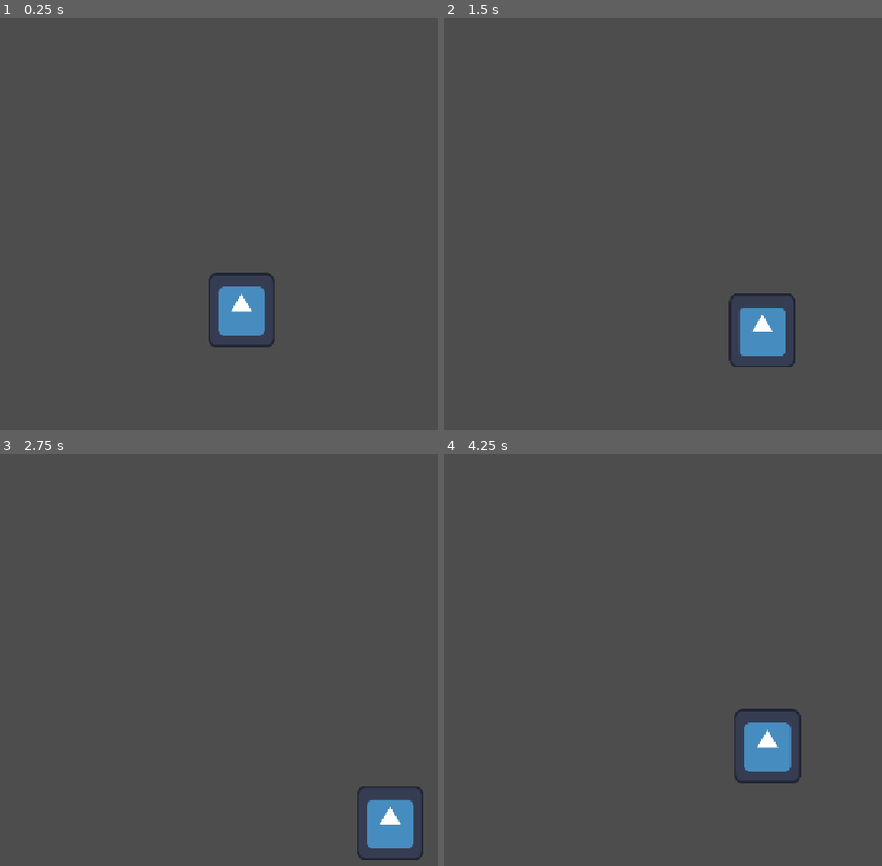
Above: before the commit, frames 1-4 (two rows, left to right).
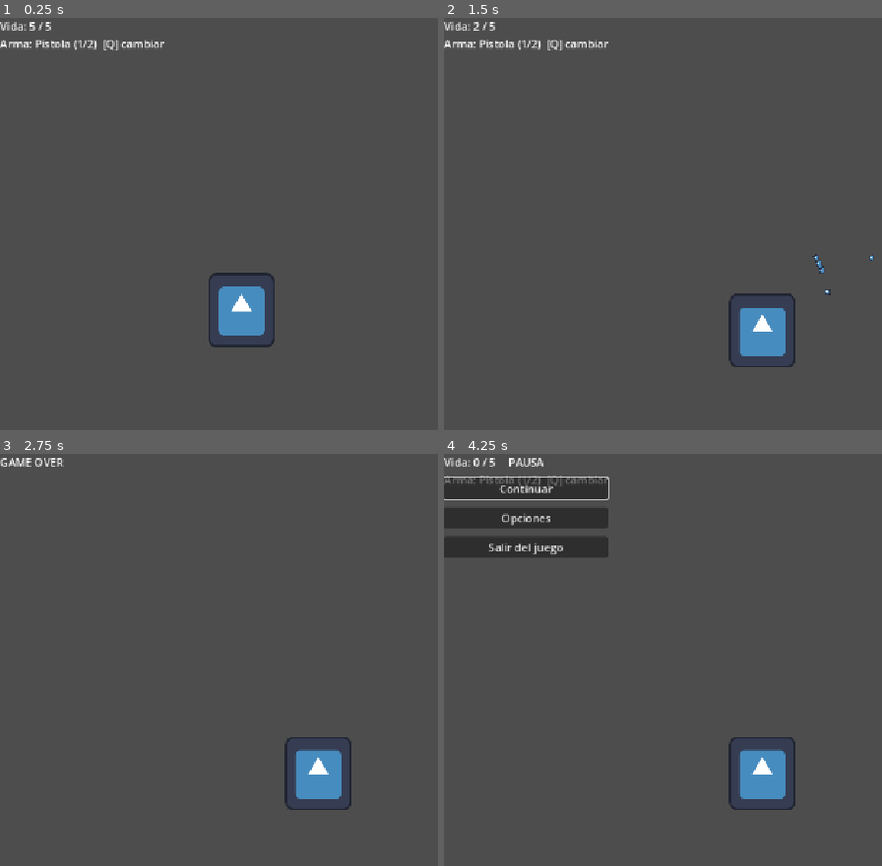
Above: after the commit, the same moments.

Repository: spoloa/Estructuras-De-Datos-2026---II
Game: Godot game, scene res://scenes/Main.tscn
Same seed, same stepped clock (60 frames per second), same inputs: the game is played once before the commit and once after it. The engine's default icon, where the game draws it, is replaced by a stand-in: a white triangle on a blue panel in a dark square.
Inputs (mouse positions are in pixels of both pictures, inside the frame that each line leads up to):
- Up to frame 1 (0.25 s): no input
- Up to frame 2 (1.5 s): tap Enter (ui_accept) at 0.5, 0.77, 1.07 s; move the mouse to (outside the picture) at 0.52 s; press the mouse at (outside the picture) at 0.53 s; hold D (move_right) 0.53-1.28 s; tap Q (switch_weapon, bound only after the commit) at 0.8, 1.35 s; move the mouse to (680, 261) at 1.27 s; release the mouse at (680, 261) at 1.28 s; hold S (move_down) from 1.28 s (still down)
- Up to frame 3 (2.75 s): tap Enter (ui_accept) at 1.52, 1.55, 1.82 s; move the mouse to (outside the picture) at 2.02 s; release S (move_down) at 2.03 s; hold D (move_right) from 2.03 s (still down); hold Enter (ui_accept) from 2.03 s (still down); click (outside the picture) at 2.3 s
- Up to frame 4 (4.25 s): move the mouse to (798, 763) at 2.77 s; release D (move_right) at 2.78 s; release Enter (ui_accept) at 2.78 s; hold W (move_up) 2.78-3.53 s; click (798, 763) at 2.85 s; tap Enter (ui_accept) at 3.02, 3.32, 3.77, 3.8, 4.07 s; tap Q (switch_weapon, bound only after the commit) at 3.05 s; move the mouse to (outside the picture) at 3.52 s; hold A (move_left) from 3.53 s (still down); hold Q (switch_weapon, bound only after the commit) from 3.53 s (still down); tap Escape (ui_cancel) at 4.15 s

The runs differ from the first frame. In frame 1, 0.6% of the frame differs, in the area x 0-38%, y 0-8%; in frame 2, 0.6%; in frame 3, 3.4%; in frame 4, 7.6%, in the area x 0-82%, y 0-87%.

Commit message:
Agrega armas y menú de pausa con pila de pantallas

Diff:
--- a/project.godot
+++ b/project.godot
@@ -14,6 +14,10 @@
 run/main_scene="uid://bxopteykr2dg5"
 config/features=PackedStringArray("4.7", "GL Compatibility")
 config/icon="res://icon.svg"
+
+[autoload]
+
+ScreenManager="*uid://c8tvysgb2wjig"
 
 [display]
 
@@ -42,6 +46,16 @@
 "events": [Object(InputEventKey,"resource_local_to_scene":false,"resource_name":"","device":-1,"window_id":0,"alt_press …(192 unchanged characters)…
 ]
 }
+shoot={
+"deadzone": 0.2,
+"events": [Object(InputEventMouseButton,"resource_local_to_scene":false,"resource_name":"","device":-1,"window_id":0,"alt_pressed":false,"shift_pressed":false,"ctrl_pressed":false,"meta_pressed":false,"button_mask":0,"position":Vector2(0, 0),"global_position":Vector2(0, 0),"factor":1.0,"button_index":1,"canceled":false,"pressed":false,"double_click":false,"script":null)
+]
+}
+switch_weapon={
+"deadzone": 0.2,
+"events": [Object(InputEventKey,"resource_local_to_scene":false,"resource_name":"","device":-1,"window_id":0,"alt_pressed":false,"shift_pressed":false,"ctrl_pressed":false,"meta_pressed":false,"pressed":false,"keycode":0,"physical_keycode":81,"key_label":0,"unicode":113,"location":0,"echo":false,"script":null)
+]
+}
 
 [physics]
 
--- /dev/null
+++ b/resources/weapons/Escopeta.tres
@@ -0,0 +1,12 @@
+[gd_resource type="Resource" script_class="WeaponData" format=3 uid="uid://3judgyo7ldga"]
+
+[ext_resource type="Script" uid="uid://bvw8flucf2bag" path="res://scripts/weapons/WeaponData.gd" id="1_ga2pb"]
+
+[resource]
+script = ExtResource("1_ga2pb")
+weapon_name = "Escopeta"
+fire_rate = 1.5
+bullet_speed = 500.0
+bullets_per_shot = 5
+spread_degrees = 12.0
+metadata/_custom_type_script = "uid://bvw8flucf2bag"
--- /dev/null
+++ b/resources/weapons/Pistola.tres
@@ -0,0 +1,7 @@
+[gd_resource type="Resource" script_class="WeaponData" format=3 uid="uid://cdbx4u5nl87i1"]
+
+[ext_resource type="Script" uid="uid://bvw8flucf2bag" path="res://scripts/weapons/WeaponData.gd" id="1_1yi1s"]
+
+[resource]
+script = ExtResource("1_1yi1s")
+metadata/_custom_type_script = "uid://bvw8flucf2bag"
--- /dev/null
+++ b/scenes/Bullet.tscn
@@ -0,0 +1,19 @@
+[gd_scene format=3 uid="uid://dep7af4k40bxi"]
+
+[ext_resource type="Script" uid="uid://beo25ha5cea0d" path="res://scripts/weapons/Bullet.gd" id="1_p1sfj"]
+[ext_resource type="Texture2D" uid="uid://crwhojaxh8x5w" path="res://icon.svg" id="2_4utqk"]
+
+[sub_resource type="CircleShape2D" id="CircleShape2D_lok1f"]
+radius = 11.0
+
+[node name="Bullet" type="Area2D" unique_id=1662440076]
+script = ExtResource("1_p1sfj")
+
+[node name="Sprite2D" type="Sprite2D" parent="." unique_id=923111986]
+position = Vector2(0.99999976, -1.1920929e-07)
+scale = Vector2(0.125, 0.125)
+texture = ExtResource("2_4utqk")
+
+[node name="CollisionShape2D" type="CollisionShape2D" parent="." unique_id=1790125266]
+position = Vector2(1, 0)
+shape = SubResource("CircleShape2D_lok1f")
--- a/scenes/Main.tscn
+++ b/scenes/Main.tscn
@@ -1,6 +1,7 @@
 [gd_scene format=3 uid="uid://bxopteykr2dg5"]
 
 [ext_resource type="PackedScene" uid="uid://dbbpoeqhdi12b" path="res://scenes/Player.tscn" id="1_elqb8"]
+[ext_resource type="Script" uid="uid://dre8pd52428du" path="res://scripts/ui/HUD.gd" id="2_rvslj"]
 
 [node name="Main" type="Node2D" unique_id=1813334530]
 position = Vector2(-2, 0)
@@ -11,3 +12,11 @@
 [node name="Camera2D" type="Camera2D" parent="." unique_id=2027565570]
 position = Vector2(590, 96)
 zoom = Vector2(0.5, 0.5)
+
+[node name="CanvasLayer" type="CanvasLayer" parent="." unique_id=1404226922]
+
+[node name="Label" type="Label" parent="CanvasLayer" unique_id=597926234 node_paths=PackedStringArray("player")]
+offset_right = 156.0
+offset_bottom = 57.0
+script = ExtResource("2_rvslj")
+player = NodePath("../../Player")
--- a/scenes/Player.tscn
+++ b/scenes/Player.tscn
@@ -2,6 +2,10 @@
 
 [ext_resource type="Texture2D" uid="uid://crwhojaxh8x5w" path="res://icon.svg" id="1_p0vlq"]
 [ext_resource type="Script" uid="uid://bvktql0fc6534" path="res://scripts/player/Player.gd" id="1_v6fml"]
+[ext_resource type="PackedScene" uid="uid://dep7af4k40bxi" path="res://scenes/Bullet.tscn" id="2_mdl7e"]
+[ext_resource type="Script" uid="uid://bvw8flucf2bag" path="res://scripts/weapons/WeaponData.gd" id="3_70d11"]
+[ext_resource type="Resource" uid="uid://3judgyo7ldga" path="res://resources/weapons/Escopeta.tres" id="3_mdl7e"]
+[ext_resource type="Resource" uid="uid://cdbx4u5nl87i1" path="res://resources/weapons/Pistola.tres" id="3_qu4a1"]
 
 [sub_resource type="CircleShape2D" id="CircleShape2D_lok1f"]
 radius = 106.557976
@@ -9,6 +13,8 @@
 [node name="Player" type="CharacterBody2D" unique_id=1419819270]
 scale = Vector2(1.2255043, 1.4489706)
 script = ExtResource("1_v6fml")
+bullet_scene = ExtResource("2_mdl7e")
+starting_weapons = Array[ExtResource("3_70d11")]([ExtResource("3_qu4a1"), ExtResource("3_mdl7e")])
 
 [node name="Sprite2D" type="Sprite2D" parent="." unique_id=1671900795]
 position = Vector2(-0.3243103, -0.12009424)
--- /dev/null
+++ b/scripts/managers/ScreenManager.gd
@@ -0,0 +1,64 @@
+extends Node
+## Gestor de pantallas basado en una PILA (Stack).
+##
+## Cada menú que se abre se apila encima del anterior (juego -> pausa -> opciones).
+## Al cerrar el menú de arriba (pop) se vuelve automáticamente al anterior.
+## Cuando la pila queda vacía, el juego se reanuda.
+##
+## Se registra como Autoload con el nombre "ScreenManager" (Proyecto > Configuración
+## del proyecto > Globales), por eso este script NO declara class_name.
+
+## Si es false, la tecla Esc no abre el menú de pausa (útil en el menú principal o game over).
+var pause_enabled: bool = true
+
+var _stack: Stack = Stack.new()
+var _layer: CanvasLayer
+
+
+func _ready() -> void:
+	# Debe seguir funcionando mientras el juego está en pausa.
+	process_mode = Node.PROCESS_MODE_ALWAYS
+	_layer = CanvasLayer.new()
+	_layer.layer = 100  # siempre por encima del HUD
+	add_child(_layer)
+
+
+func _unhandled_input(event: InputEvent) -> void:
+	if not event.is_action_pressed("ui_cancel"):
+		return
+	if _stack.is_empty():
+		if pause_enabled:
+			push_screen(PauseMenu.new())
+	else:
+		pop_screen()  # Esc siempre "vuelve atrás" un nivel
+	get_viewport().set_input_as_handled()
+
+
+## Apila una pantalla encima de la actual y pausa el juego.
+func push_screen(screen: Control) -> void:
+	var current: Control = _stack.peek()
+	if current != null:
+		current.hide()  # la pantalla de abajo se oculta, no se destruye
+	_layer.add_child(screen)
+	_stack.push(screen)
+	get_tree().paused = true
+	print("Pantallas en la pila: ", _stack.size())
+
+
+## Quita la pantalla de arriba. Si no queda ninguna, reanuda el juego.
+func pop_screen() -> void:
+	if _stack.is_empty():
+		return
+	var top: Control = _stack.pop()
+	top.queue_free()
+	var below: Control = _stack.peek()
+	if below != null:
+		below.show()
+	else:
+		get_tree().paused = false
+	print("Pantallas en la pila: ", _stack.size())
+
+
+## true si no hay ningún menú abierto.
+func is_empty() -> bool:
+	return _stack.is_empty()
--- a/scripts/player/Player.gd
+++ b/scripts/player/Player.gd
@@ -1,10 +1,94 @@
+class_name Player
 extends CharacterBody2D
+## Jugador: movimiento, vida, inventario de armas (DynamicArray) y disparo hacia el mouse.
 
-## Jugador: movimiento en 8 direcciones en tiempo real.
-## Velocidad en píxeles por segundo (editable desde el Inspector).
+## Se emite cada vez que cambia la vida.
+signal health_changed(current: int, maximum: int)
+## Se emite al equipar o recoger un arma (slot = posición actual, total = armas en el inventario).
+signal weapon_changed(weapon: WeaponData, slot: int, total: int)
+## Se emite cuando la vida llega a 0.
+signal died
+
+## Velocidad de movimiento en píxeles por segundo.
 @export var speed: float = 300.0
+## Vida máxima del jugador.
+@export var max_health: int = 5
+## Escena del proyectil (Bullet.tscn).
+@export var bullet_scene: PackedScene
+## Armas con las que empieza el jugador (se cargan al inventario en _ready).
+@export var starting_weapons: Array[WeaponData] = []
 
-func _physics_process(_delta: float) -> void:
+var health: int
+var weapon: WeaponData  # arma equipada actualmente
+## Inventario de armas: arreglo dinámico propio (ver DynamicArray.gd).
+var inventory: DynamicArray = DynamicArray.new()
+
+var _slot: int = 0          # posición del arma equipada dentro del inventario
+var _cooldown: float = 0.0  # segundos que faltan para poder volver a disparar
+
+
+func _ready() -> void:
+	health = max_health
+	for w in starting_weapons:
+		inventory.add(w)
+	equip_weapon(0)
+
+
+func _physics_process(delta: float) -> void:
+	_move()
+	_cooldown = maxf(0.0, _cooldown - delta)
+	if Input.is_action_pressed("shoot") and _cooldown <= 0.0:
+		_shoot()
+
+
+func _unhandled_input(event: InputEvent) -> void:
+	if event.is_action_pressed("switch_weapon"):
+		equip_weapon((_slot + 1) % maxi(1, inventory.size()))
+	elif event.is_action_pressed("ui_accept"):
+		take_damage(1)  # TEMPORAL: prueba de vida con Espacio/Enter, borrar cuando haya enemigos
+
+
+## Agrega un arma al inventario (por ejemplo, al recogerla del suelo).
+func add_weapon(new_weapon: WeaponData) -> void:
+	inventory.add(new_weapon)
+	weapon_changed.emit(weapon, _slot, inventory.size())
+
+
+## Equipa el arma que está en la posición slot del inventario.
+func equip_weapon(slot: int) -> void:
+	if inventory.is_empty():
+		return
+	_slot = slot
+	weapon = inventory.get_at(slot)
+	weapon_changed.emit(weapon, _slot, inventory.size())
+
+
+## Resta vida. Si llega a 0, el jugador muere.
+func take_damage(amount: int) -> void:
+	if health <= 0:
+		return
+	health = maxi(0, health - amount)
+	health_changed.emit(health, max_health)
+	if health == 0:
+		died.emit()
+		set_physics_process(false)
+
+
+func _move() -> void:
 	var direction := Input.get_vector("move_left", "move_right", "move_up", "move_down")
 	velocity = direction * speed
 	move_and_slide()
+
+
+## Dispara según los datos del arma equipada.
+func _shoot() -> void:
+	if weapon == null or bullet_scene == null:
+		return
+	_cooldown = 1.0 / weapon.fire_rate
+	var base_dir := (get_global_mouse_position() - global_position).normalized()
+	for i in weapon.bullets_per_shot:
+		var angle := deg_to_rad(randf_range(-weapon.spread_degrees, weapon.spread_degrees))
+		var bullet: Bullet = bullet_scene.instantiate()
+		get_tree().current_scene.add_child(bullet)
+		bullet.global_position = global_position
+		bullet.setup(base_dir.rotated(angle), weapon.bullet_speed, weapon.damage, weapon.bullet_lifetime)
--- /dev/null
+++ b/scripts/ui/HUD.gd
@@ -0,0 +1,42 @@
+extends Label
+## HUD mínimo de prueba: muestra vida y arma equipada.
+## La Persona 3 puede reemplazarlo luego por el HUD definitivo.
+
+## Arrastra aquí el nodo Player desde el Inspector.
+@export var player: Player
+
+var _health_text: String = ""
+var _weapon_text: String = ""
+
+
+func _ready() -> void:
+	if player == null:
+		push_warning("HUD: falta asignar el Player en el Inspector")
+		return
+	player.health_changed.connect(_on_health_changed)
+	player.weapon_changed.connect(_on_weapon_changed)
+	player.died.connect(_on_died)
+	# El Player ya se inicializó antes que el HUD, así que leemos su estado actual.
+	_on_health_changed(player.health, player.max_health)
+	_on_weapon_changed(player.weapon, 0, player.inventory.size())
+
+
+func _on_health_changed(current: int, maximum: int) -> void:
+	_health_text = "Vida: %d / %d" % [current, maximum]
+	_refresh()
+
+
+func _on_weapon_changed(weapon: WeaponData, slot: int, total: int) -> void:
+	if weapon == null:
+		_weapon_text = "Sin arma"
+	else:
+		_weapon_text = "Arma: %s (%d/%d)  [Q] cambiar" % [weapon.weapon_name, slot + 1, total]
+	_refresh()
+
+
+func _on_died() -> void:
+	text = "GAME OVER"
+
+
+func _refresh() -> void:
+	text = _health_text + "\n" + _weapon_text
--- /dev/null
+++ b/scripts/ui/MenuScreen.gd
@@ -0,0 +1,38 @@
+class_name MenuScreen
+extends Control
+## Base para los menús: crea el fondo oscuro y una columna centrada con título.
+## PauseMenu y OptionsMenu heredan de aquí para no repetir código.
+
+
+## Crea el diseño base y devuelve la columna donde se agregan los elementos.
+func build_layout(title_text: String) -> VBoxContainer:
+	set_anchors_preset(Control.PRESET_FULL_RECT)
+
+	var background := ColorRect.new()
+	background.color = Color(0, 0, 0, 0.6)
+	background.set_anchors_preset(Control.PRESET_FULL_RECT)
+	add_child(background)
+
+	var center := CenterContainer.new()
+	center.set_anchors_preset(Control.PRESET_FULL_RECT)
+	add_child(center)
+
+	var box := VBoxContainer.new()
+	box.custom_minimum_size = Vector2(240, 0)
+	box.add_theme_constant_override("separation", 12)
+	center.add_child(box)
+
+	var title := Label.new()
+	title.text = title_text
+	title.horizontal_alignment = HORIZONTAL_ALIGNMENT_CENTER
+	box.add_child(title)
+	return box
+
+
+## Agrega un botón a la columna y lo conecta a la función callback.
+func add_button(parent: Control, button_text: String, callback: Callable) -> Button:
+	var button := Button.new()
+	button.text = button_text
+	button.pressed.connect(callback)
+	parent.add_child(button)
+	return button
--- /dev/null
+++ b/scripts/ui/OptionsMenu.gd
@@ -0,0 +1,27 @@
+class_name OptionsMenu
+extends MenuScreen
+## Menú de opciones (se apila encima de la pausa): control de volumen y botón Volver.
+
+
+func _ready() -> void:
+	var box := build_layout("OPCIONES")
+
+	var label := Label.new()
+	label.text = "Volumen"
+	box.add_child(label)
+
+	var slider := HSlider.new()
+	slider.min_value = 0.0
+	slider.max_value = 1.0
+	slider.step = 0.05
+	slider.value = db_to_linear(AudioServer.get_bus_volume_db(0))
+	slider.value_changed.connect(_on_volume_changed)
+	box.add_child(slider)
+
+	add_button(box, "Volver", ScreenManager.pop_screen).grab_focus()
+
+
+func _on_volume_changed(value: float) -> void:
+	AudioServer.set_bus_mute(0, value == 0.0)
+	if value > 0.0:
+		AudioServer.set_bus_volume_db(0, linear_to_db(value))
--- /dev/null
+++ b/scripts/ui/PauseMenu.gd
@@ -0,0 +1,10 @@
+class_name PauseMenu
+extends MenuScreen
+## Menú de pausa: Continuar, Opciones, Salir.
+
+
+func _ready() -> void:
+	var box := build_layout("PAUSA")
+	add_button(box, "Continuar", ScreenManager.pop_screen).grab_focus()
+	add_button(box, "Opciones", func() -> void: ScreenManager.push_screen(OptionsMenu.new()))
+	add_button(box, "Salir del juego", get_tree().quit)
--- /dev/null
+++ b/scripts/weapons/Bullet.gd
@@ -0,0 +1,32 @@
+class_name Bullet
+extends Area2D
+## Proyectil: avanza en línea recta, hace daño al chocar y desaparece.
+
+var direction: Vector2 = Vector2.RIGHT
+var speed: float = 600.0
+var damage: int = 1
+
+
+func _ready() -> void:
+	body_entered.connect(_on_body_entered)
+
+
+## Configura el proyectil con los datos del arma que lo disparó.
+func setup(dir: Vector2, spd: float, dmg: int, lifetime: float) -> void:
+	direction = dir
+	speed = spd
+	damage = dmg
+	rotation = dir.angle()
+	get_tree().create_timer(lifetime).timeout.connect(queue_free)
+
+
+func _physics_process(delta: float) -> void:
+	position += direction * speed * delta
+
+
+func _on_body_entered(body: Node) -> void:
+	if body is Player:
+		return  # el proyectil no golpea a quien lo disparó
+	if body.has_method("take_damage"):
+		body.take_damage(damage)
+	queue_free()
--- /dev/null
+++ b/scripts/weapons/WeaponData.gd
@@ -0,0 +1,19 @@
+class_name WeaponData
+extends Resource
+## Datos de un arma. Cada arma es un archivo .tres con estos valores.
+## El jugador no "sabe" disparar de una forma fija: lee estos datos del arma equipada.
+
+## Nombre que se muestra en el HUD.
+@export var weapon_name: String = "Pistola"
+## Daño que hace cada proyectil.
+@export var damage: int = 1
+## Disparos por segundo (cadencia).
+@export var fire_rate: float = 4.0
+## Velocidad del proyectil en píxeles por segundo.
+@export var bullet_speed: float = 600.0
+## Segundos que vive el proyectil antes de desaparecer (define el alcance).
+@export var bullet_lifetime: float = 1.0
+## Proyectiles por disparo (1 = pistola, 5 = escopeta).
+@export var bullets_per_shot: int = 1
+## Dispersión máxima en grados (0 = puntería perfecta).
+@export var spread_degrees: float = 0.0
Not shown, added: scripts/managers/ScreenManager.gd.uid
Not shown, added: scripts/ui/HUD.gd.uid
Not shown, added: scripts/ui/MenuScreen.gd.uid
Not shown, added: scripts/ui/OptionsMenu.gd.uid
Not shown, added: scripts/ui/PauseMenu.gd.uid
Not shown, added: scripts/weapons/Bullet.gd.uid
Not shown, added: scripts/weapons/WeaponData.gd.uid
